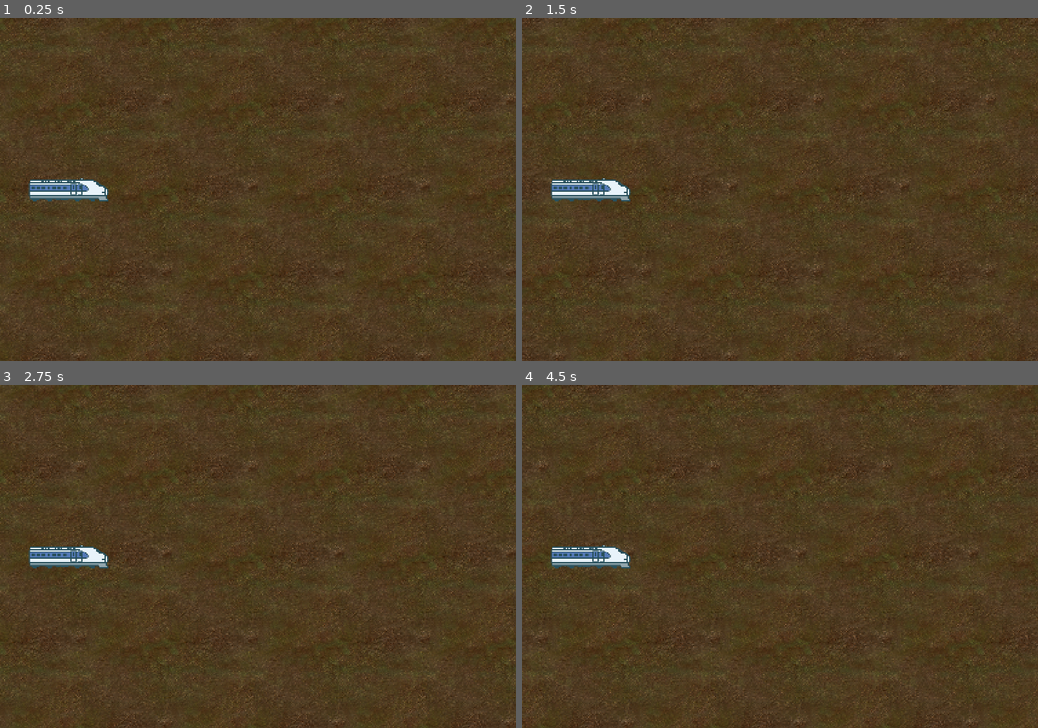
Above: before the commit, frames 1-4 (two rows, left to right).
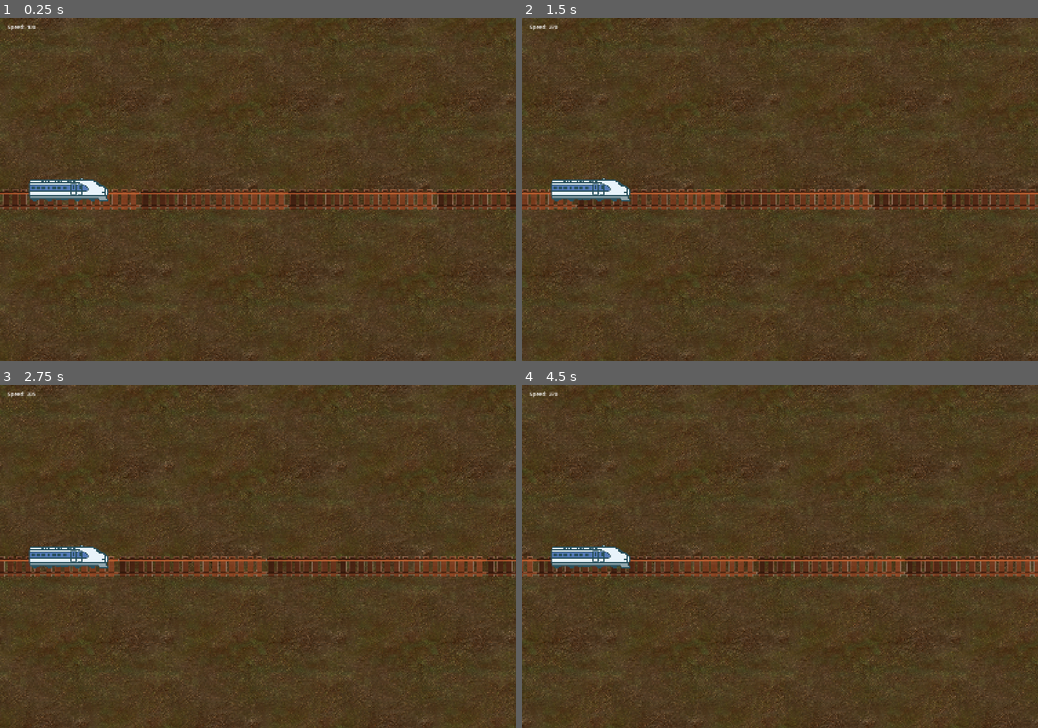
Above: after the commit, the same moments.

Repository: MarijnStam/TrainDefense
Game: Godot game, scene res://scenes/Level.tscn
The game is run twice, just before and just after one commit, with the same random seed, the same clock (stepped at 60 frames per second) and the same inputs.
Inputs:
- Up to frame 1 (0.25 s): no input
- Up to frame 2 (1.5 s): hold W (speed_up, bound only after the commit) 0.53-1.28 s; hold S (speed_down, bound only after the commit) from 1.28 s (still down)
- Up to frame 3 (2.75 s): release S (speed_down, bound only after the commit) at 2.03 s; hold W (speed_up, bound only after the commit) from 2.03 s (still down)
- Up to frame 4 (4.5 s): release W (speed_up, bound only after the commit) at 3.53 s; hold S (speed_down, bound only after the commit) from 3.53 s (still down)

The runs differ from the first frame. In frame 1, 3.1% of the frame differs, in the area x 0-100%, y 1-99%; in frame 2, 8.7%; in frame 3, 8.2%; in frame 4, 8.8%, in the area x 0-100%, y 0-100%.

Commit message:
scene: level: make speed of parallax bg adjustable through w/s

Diff:
--- a/project.godot
+++ b/project.godot
@@ -20,3 +20,16 @@
 window/size/viewport_width=1500
 window/size/viewport_height=1000
 window/stretch/mode="canvas_items"
+
+[input]
+
+speed_up={
+"deadzone": 0.2,
+"events": [Object(InputEventKey,"resource_local_to_scene":false,"resource_name":"","device":0,"window_id":0,"alt_pressed":false,"shift_pressed":false,"ctrl_pressed":false,"meta_pressed":false,"pressed":false,"keycode":0,"physical_keycode":87,"key_label":0,"unicode":0,"location":0,"echo":false,"script":null)
+]
+}
+speed_down={
+"deadzone": 0.2,
+"events": [Object(InputEventKey,"resource_local_to_scene":false,"resource_name":"","device":-1,"window_id":0,"alt_pressed":false,"shift_pressed":false,"ctrl_pressed":false,"meta_pressed":false,"pressed":false,"keycode":0,"physical_keycode":83,"key_label":0,"unicode":115,"location":0,"echo":false,"script":null)
+]
+}
--- a/scenes/Level.tscn
+++ b/scenes/Level.tscn
@@ -1,23 +1,42 @@
-[gd_scene load_steps=4 format=3 uid="uid://bcdxhjoabx0o7"]
+[gd_scene load_steps=6 format=3 uid="uid://bcdxhjoabx0o7"]
 
 [ext_resource type="Script" uid="uid://ccdcuc2e1kdnt" path="res://scripts/parallax_background.gd" id="1_6vs76"]
+[ext_resource type="Script" uid="uid://b62ta2lk8kkry" path="res://scripts/level.gd" id="1_qifjx"]
 [ext_resource type="PackedScene" uid="uid://b6t617j173rbg" path="res://scenes/train.tscn" id="1_uhqny"]
 [ext_resource type="Texture2D" uid="uid://11p3wmxhd0qx" path="res://assets/levels/muddyBackgroundBig.png" id="2_6vs76"]
+[ext_resource type="Texture2D" uid="uid://cqc4pnaknjcct" path="res://assets/levels/railTracks.png" id="3_kl8ac"]
 
 [node name="Level" type="Node2D"]
+script = ExtResource("1_qifjx")
 metadata/_edit_horizontal_guides_ = [0.0]
 
 [node name="ParallaxBackground" type="ParallaxBackground" parent="."]
 script = ExtResource("1_6vs76")
 
-[node name="ParallaxLayer" type="ParallaxLayer" parent="ParallaxBackground"]
+[node name="Background" type="ParallaxLayer" parent="ParallaxBackground"]
 motion_mirroring = Vector2(500, 0)
 
-[node name="Sprite2D" type="Sprite2D" parent="ParallaxBackground/ParallaxLayer"]
+[node name="Sprite2D" type="Sprite2D" parent="ParallaxBackground/Background"]
 texture_repeat = 2
-position = Vector2(750, 500)
-scale = Vector2(1.00038, 1)
+position = Vector2(749.641, 500)
+scale = Vector2(1.001, 1)
 texture = ExtResource("2_6vs76")
+
+[node name="RailTracks" type="ParallaxLayer" parent="ParallaxBackground"]
+motion_mirroring = Vector2(1500, 0)
+
+[node name="Sprite2D" type="Sprite2D" parent="ParallaxBackground/RailTracks"]
+texture_repeat = 2
+position = Vector2(750, 529)
+texture = ExtResource("3_kl8ac")
+region_enabled = true
+region_rect = Rect2(-1.686, 177.391, 1500, 75.219)
 
 [node name="Train" parent="." instance=ExtResource("1_uhqny")]
 position = Vector2(200, 500)
+
+[node name="SpeedDisplay" type="RichTextLabel" parent="."]
+offset_left = 20.0
+offset_top = 14.0
+offset_right = 113.0
+offset_bottom = 54.0
--- /dev/null
+++ b/scripts/level.gd
@@ -0,0 +1,12 @@
+extends Node2D
+
+
+# Called when the node enters the scene tree for the first time.
+func _ready() -> void:
+	pass # Replace with function body.
+
+
+# Called every frame. 'delta' is the elapsed time since the previous frame.
+func _process(delta: float) -> void:
+	$"SpeedDisplay".text = "Speed: %s" % $ParallaxBackground.speed
+	pass
--- a/scripts/parallax_background.gd
+++ b/scripts/parallax_background.gd
@@ -1,5 +1,8 @@
 extends ParallaxBackground
 
+enum SPEED_ALT {NONE, ACCEL, DECEL}
+var speed = 100
+var speedAltType = SPEED_ALT.NONE
 
 # Called when the node enters the scene tree for the first time.
 func _ready() -> void:
@@ -8,5 +11,24 @@
 
 # Called every frame. 'delta' is the elapsed time since the previous frame.
 func _process(delta: float) -> void:
-	scroll_base_offset -= Vector2(100, 0) * delta
-	pass
+
+	match speedAltType:
+		SPEED_ALT.ACCEL:
+			speed += (5)
+		SPEED_ALT.DECEL:
+			speed -= (5)
+		_:
+			pass
+
+	scroll_base_offset -= Vector2(speed, 0) * delta
+
+func _input(event: InputEvent) -> void:
+	if event.is_action_pressed("speed_up"):
+		speedAltType = SPEED_ALT.ACCEL
+	if event.is_action_released("speed_up"):
+		speedAltType = SPEED_ALT.NONE
+
+	if event.is_action_pressed("speed_down"):
+		speedAltType = SPEED_ALT.DECEL
+	if event.is_action_released("speed_down"):
+		speedAltType = SPEED_ALT.NONE
Binary file added: assets/levels/railTracks.png
Not shown, added: assets/levels/railTracks.png.import
Not shown, added: scripts/level.gd.uid
